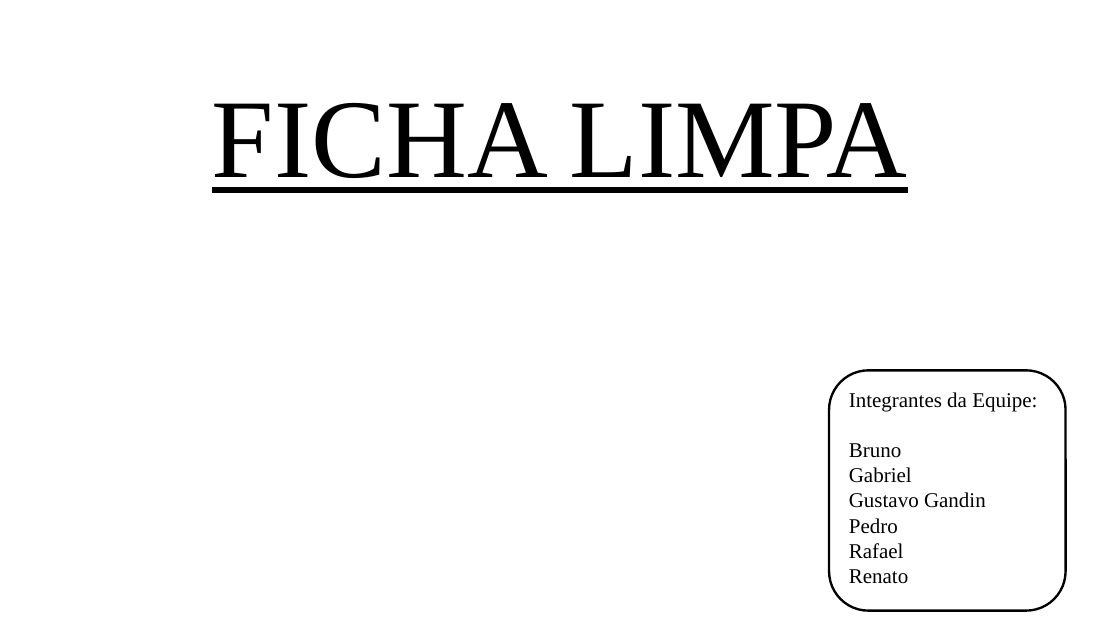
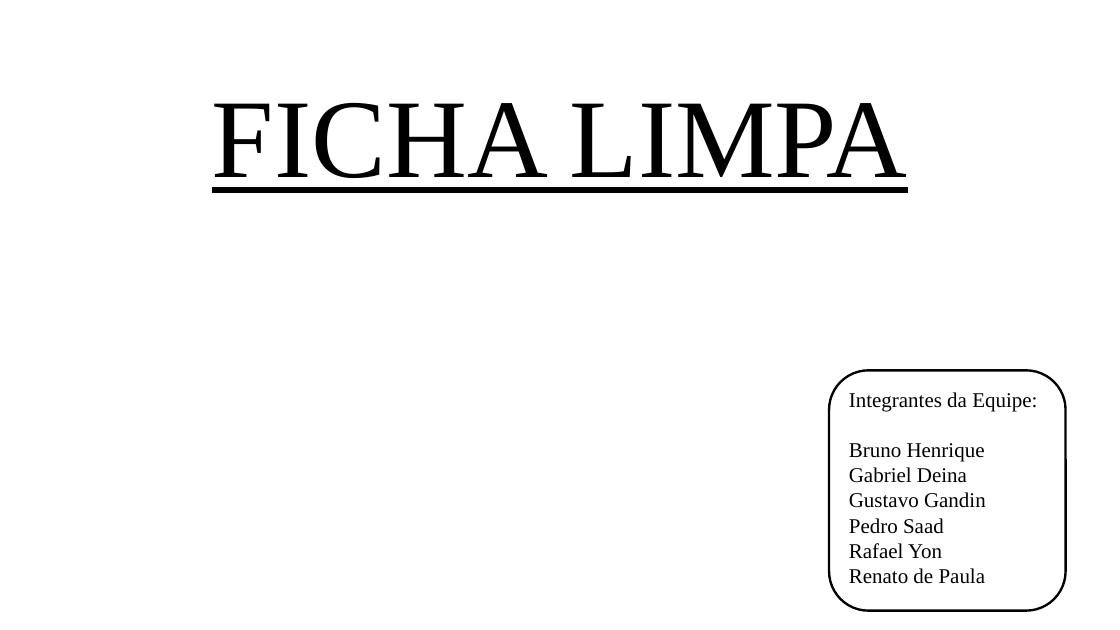
Before and after one commit to RafaelYon/Ficha-Limpa, a slide deck: slide 1 of Planejamento/PP Ficha Limpa.pptx. Drawn at 1120x630 pixels with LibreOffice and Linux fonts; fonts in the diff are those of the drawing; background and template pictures are left out. Boxes give left, top, right and bottom in pixels: in the first picture for what was removed or moved away, otherwise in the second. Text is boxed around its words. In the diff, an @@ line names an element or a change of style, - is before the commit and + after.

```diff
--- a/Planejamento/PP Ficha Limpa.pptx
+++ b/Planejamento/PP Ficha Limpa.pptx
@@ text in rounded rectangle at box(849, 443, 985, 483): text changed @@
-Bruno
-Gabriel
+Bruno Henrique
+Gabriel Deina
@@ text in rounded rectangle at box(849, 518, 986, 584): text changed @@
-Pedro
-Rafael
-Renato
+Pedro Saad
+Rafael Yon
+Renato de Paula
```
Also in this commit, not shown: 5 other slides changed, 3 slides added, 3 other files.
